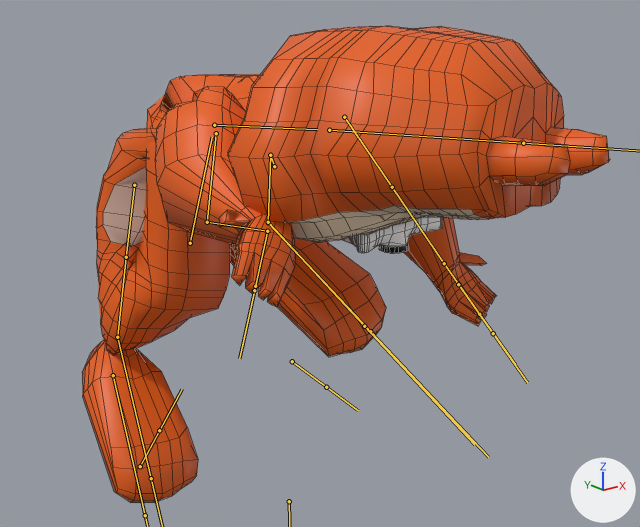
The FBX model Assets/models/dale7.fbx as it was, and as the next commit left it.
Both versions are drawn from a 50 mm camera at (-2.17, -3.25, 2.12) aimed at (-0.09, -0.65, 1.08). The axes (+X, +Y, +Z) are drawn at lower right. The lights are the same throughout. Both versions are drawn at frame 42 of the action 'climbWall'; the numbers are the values there. The bones that bend it are drawn over the model as lines. Mesh edges are drawn as thin lines.
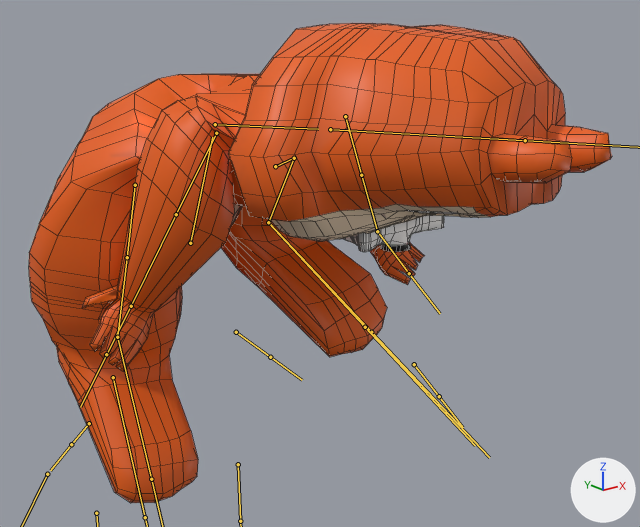
Location of each change, (x1, y1, x2, y2) in pixels of the pictures (640 x 527 px):
'Cube', posed (10% wider)
    before: (82, 26, 610, 503)
    after: (29, 23, 612, 503)
bone 'upperArm.L', root to tip
    before: (344, 117) to (392, 187)
    after: (345, 116) to (361, 175)
bone 'palm.L', root to tip
    before: (444, 263) to (479, 314)
    after: (377, 231) to (409, 273)
bone 'upperArm.R', root to tip
    before: (216, 133) to (207, 222)
    after: (216, 133) to (176, 214)
bone 'forearm.R', root to tip
    before: (207, 222) to (267, 231)
    after: (176, 214) to (131, 306)
bone 'palm.R', root to tip
    before: (267, 231) to (255, 286)
    after: (131, 306) to (106, 354)
bone 'thigh.L', root to tip
    before: (274, 166) to (270, 155)
    after: (275, 166) to (294, 158)
bone 'feet.L', root to tip
    before: (268, 222) to (370, 331)
    after: (268, 222) to (371, 332)
bone 'thigh.R', root to tip
    before: (134, 185) to (126, 257)
    after: (135, 185) to (127, 257)
bone 'feet.R', root to tip
    before: (117, 337) to (151, 478)
    after: (117, 337) to (151, 479)

Edits to the bpy script that builds the scene:
```text
Change bone_upperarm_l:
    where bone_upperarm_l = bpy.data.objects['Armature'].pose.bones['upperArm.L']  # child of 'belly up'
    bone_upperarm_l.rotation_quaternion: (0.402, 0.777, -0.485, -0.019) -> (0.599, 0.489, -0.615, -0.154)  # degrees (136, -21, -55) -> degrees (107, -36, -76)
Change bone_palm_l:
    where bone_palm_l = bpy.data.objects['Armature'].pose.bones['palm.L']  # child of 'forearm.L'
    bone_palm_l.rotation_quaternion: (0.957, 0.138, 0.253, -0.026) -> (0.848, 0.404, 0.343, -0.019)  # degrees (17, 29, 1) -> degrees (57, 37, 18)
Change bone_upperarm_r:
    where bone_upperarm_r = bpy.data.objects['Armature'].pose.bones['upperArm.R']  # child of 'belly up'
    bone_upperarm_r.rotation_quaternion: (0.554, 0.327, 0.469, 0.605) -> (0.701, -0.051, 0.42, 0.574)  # degrees (70, 7, 100) -> degrees (33, 40, 91)
Change bone_forearm_r:
    where bone_forearm_r = bpy.data.objects['Armature'].pose.bones['forearm.R']  # child of 'upperArm.R'
    bone_forearm_r.rotation_quaternion: (0.885, 0.334, 0.0, 0.325) -> (0.993, -0.087, 0.0, -0.085)  # degrees (37, -13, 36) -> degrees (-10, -1, -10)
Change bone_palm_r:
    where bone_palm_r = bpy.data.objects['Armature'].pose.bones['palm.R']  # child of 'forearm.R'
    bone_palm_r.rotation_quaternion: (0.879, 0.261, 0.007, -0.4) -> (0.909, -0.116, 0.061, 0.396)  # degrees (28, 13, -46) -> degrees (-10, 12, 46)
Change bone_thigh_l:
    where bone_thigh_l = bpy.data.objects['Armature'].pose.bones['thigh.L']  # child of 'belly down'
    bone_thigh_l.rotation_quaternion: (0.512, 0.266, 0.174, 0.798) -> (0.565, 0.189, 0.073, 0.8)  # degrees (35, -14, 110) -> degrees (20, -13, 107)
Change bone_feet_l:
    where bone_feet_l = bpy.data.objects['Armature'].pose.bones['feet.L']  # child of 'calf.L'
    bone_feet_l.rotation_quaternion: (0.866, -0.47, -0.029, -0.166) -> (0.905, -0.399, 0.074, -0.124)  # degrees (-55, -12, -15) -> degrees (-48, 2, -17)
Change bone_thigh_r:
    where bone_thigh_r = bpy.data.objects['Armature'].pose.bones['thigh.R']  # child of 'belly down'
    bone_thigh_r.rotation_quaternion: (0.056, 0.136, 0.979, -0.141) -> (0.903, -0.065, 0.383, -0.182)  # degrees (15, 171, -15) -> degrees (-20, 42, -31)
Change bone_feet_r:
    where bone_feet_r = bpy.data.objects['Armature'].pose.bones['feet.R']  # child of 'calf.R'
    bone_feet_r.rotation_quaternion: (0.142, -0.909, -0.158, -0.359) -> (0.89, -0.165, -0.206, -0.373)  # degrees (-168, -44, 15) -> degrees (-9, -29, -43)
```
